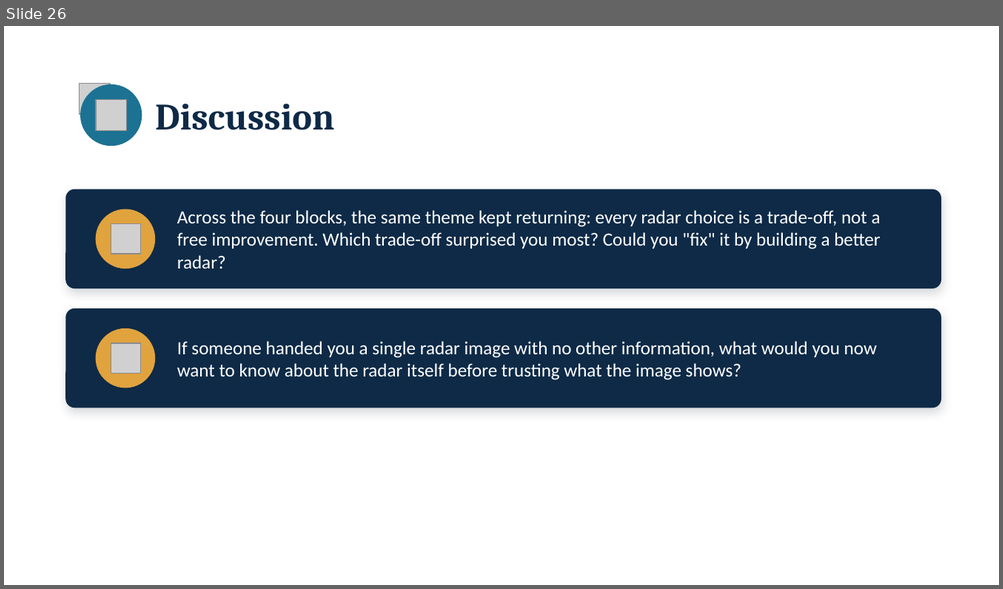
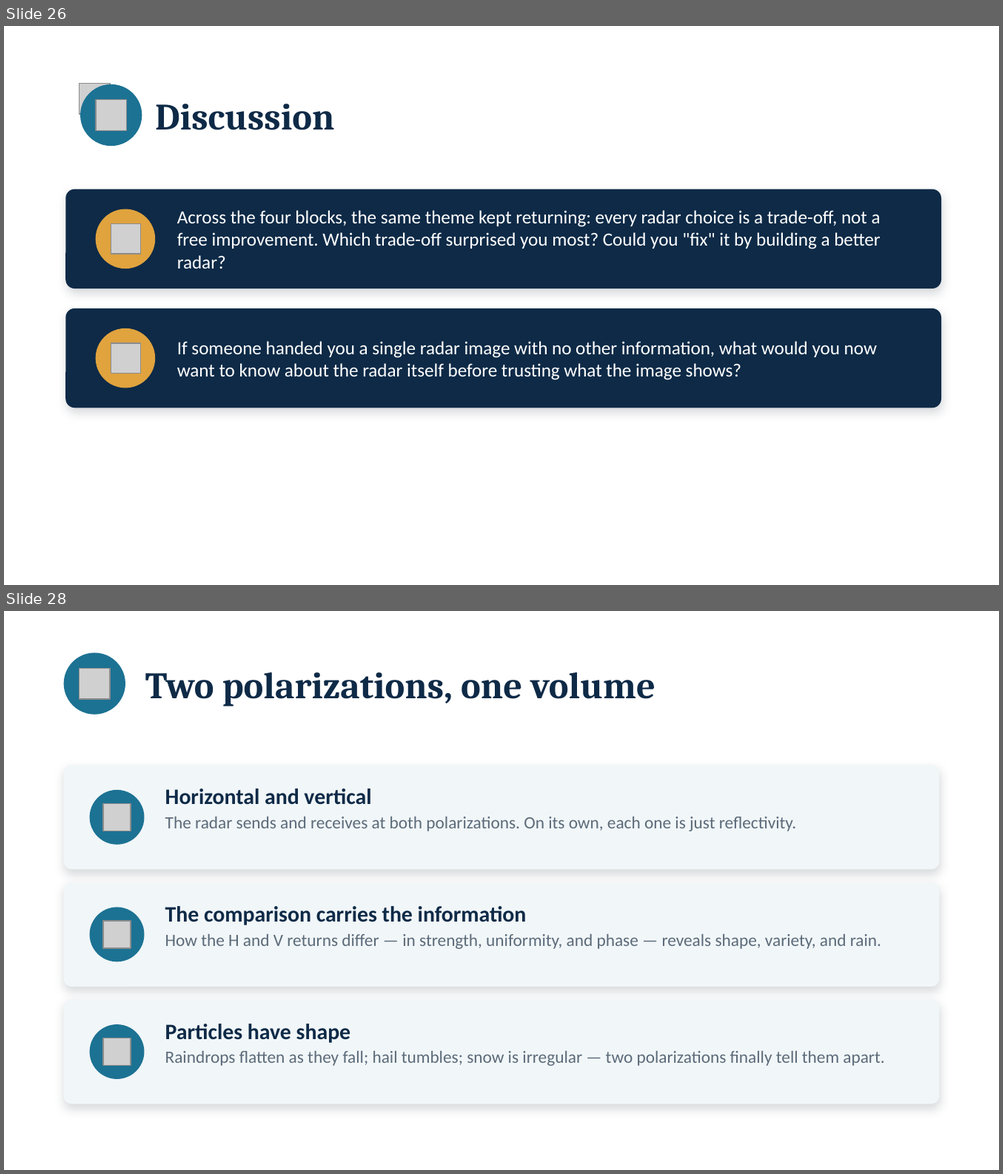
Before and after one commit to sebastiantorr/Clouds4Africa, a slide deck: Reading_the_Radar_pre-block_slides.pptx. Shown one above the other, each under a label of ours: slide 26 before the commit, slides 26 and 28 after it; the slides between them are not shown. The pictures are 1003x589 and 1003x1174 pixels, drawn with LibreOffice and Linux fonts; fonts in the diff are those of the drawing; grey boxes stand for pictures. Boxes give left, top, right and bottom in pixels: in the first picture for what was removed or moved away, otherwise in the second. Text is boxed around its words. In the diff, an @@ line names an element or a change of style, - is before the commit and + after.

```diff
--- a/Reading_the_Radar_pre-block_slides.pptx
+++ b/Reading_the_Radar_pre-block_slides.pptx
@@ slide 28 added at bbox=[4, 611, 999, 1170], background #FFFFFF @@
@@ ellipse added at bbox=[64, 652, 125, 715], fill #1C7293 @@
@@ picture added at bbox=[79, 668, 111, 698] @@
@@ text added at bbox=[145, 672, 655, 706], 27 pt, text #0E2A47, bold @@
+Two polarizations, one volume
@@ rounded rectangle added at bbox=[64, 765, 939, 869], fill #F1F6F8 @@
@@ ellipse added at bbox=[90, 790, 145, 845], fill #1C7293 @@
@@ picture added at bbox=[103, 804, 131, 832] @@
@@ text added at bbox=[165, 789, 371, 805], 16 pt, text #0E2A47, bold @@
+Horizontal and vertical
@@ text added at bbox=[165, 817, 797, 832], 12.5 pt, text #5C6B7A @@
+The radar sends and receives at both polarizations. On its own, each one is just reflectivity.
@@ rounded rectangle added at bbox=[64, 883, 939, 987], fill #F1F6F8 @@
@@ ellipse added at bbox=[90, 908, 145, 962], fill #1C7293 @@
@@ picture added at bbox=[103, 921, 131, 949] @@
@@ text added at bbox=[165, 906, 526, 925], 16 pt, text #0E2A47, bold @@
+The comparison carries the information
@@ text added at bbox=[165, 934, 881, 949], 12.5 pt, text #5C6B7A @@
+How the H and V returns differ — in strength, uniformity, and phase — reveals shape, variety, and rain.
@@ rounded rectangle added at bbox=[64, 1000, 939, 1105], fill #F1F6F8 @@
@@ ellipse added at bbox=[90, 1025, 145, 1079], fill #1C7293 @@
@@ text added at bbox=[165, 1024, 351, 1043], 16 pt, text #0E2A47, bold @@
+Particles have shape
@@ picture added at bbox=[103, 1039, 131, 1067] @@
@@ text added at bbox=[165, 1051, 884, 1066], 12.5 pt, text #5C6B7A @@
+Raindrops flatten as they fall; hail tumbles; snow is irregular — two polarizations finally tell them apart.
```
Also in this commit, not shown: 2 slides changed, 5 other slides added, 4 other files.
